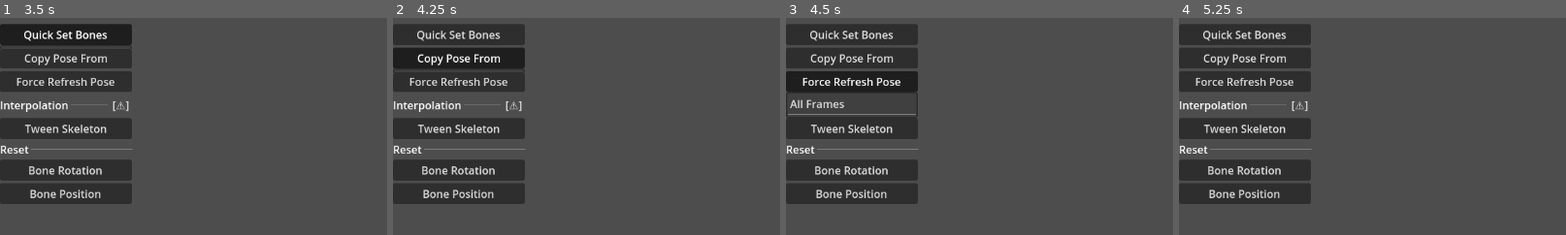
Above: before the commit, frames 1-4 (left to right).
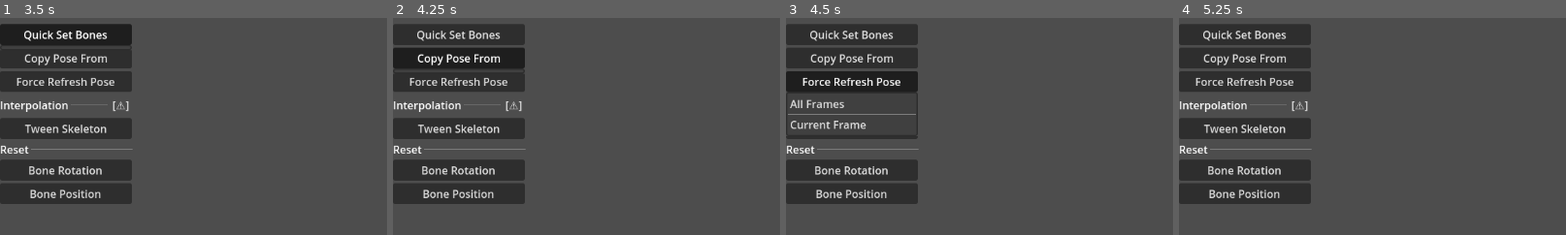
Above: after the commit, the same moments.

Repository: Variable-Interactive/Skeletor
Game: Godot game, scene res://src/Extensions/Skeletor/Tool/skeleton_tool.tscn
The game is run twice, just before and just after one commit, with the same random seed, the same clock (stepped at 60 frames per second) and the same inputs. This scene is started directly instead of the project's main scene.
Inputs (mouse positions are % of the whole screen's width and height, from its top left):
- Up to frame 1 (3.5 s): click (1, 12) at 0.5 s; click (1, 17) at 1.25 s; click (1, 21) at 2 s; click "Quick Set Bones" at 2.75 s
- Up to frame 2 (4.25 s): click "Copy Pose From" at 3.5 s
- Up to frame 3 (4.5 s): click "Force Refresh Pose" at 4.25 s
- Up to frame 4 (5.25 s): click "[⚠️]" at 5 s
The pictures show only the part of the screen within x 0-50%, y 26-76%; the shares and areas given below are measured in that part.

Frames 1-2 are identical in both runs. In frame 3, 0.7% of the frame differs, in the area x 0-35%, y 45-55%; in frame 4, nothing differs.
Error in both runs: Invalid access to property or key 'kname' on a base object of type 'Nil'. (res://src/Extensions/Skeletor/Tool/skeleton_tool.gd:58)

Commit message:
Nerf the refresh pose option, improve bone menu generation

Diff:
--- a/src/Extensions/Skeletor/Preview/skeleton_manager.gd
+++ b/src/Extensions/Skeletor/Preview/skeleton_manager.gd
@@ -278,6 +278,8 @@
 	if not is_sane(project):  # There is no Pose Layer to render to!!!
 		return
 	if not pose_layer.visible:  # Pose Layer is invisible (So generating is a waste of time)
+		return
+	if for_frame == -1:  # for_frame is not defined
 		return
 	manage_signals(true)  # Trmporarily disconnect signals
 	var image = Image.create_empty(project.size.x, project.size.y, false, Image.FORMAT_RGBA8)
--- a/src/Extensions/Skeletor/Tool/skeleton_tool.gd
+++ b/src/Extensions/Skeletor/Tool/skeleton_tool.gd
@@ -238,10 +238,10 @@
 		copy_pose_from.get_popup().clear(true)  # To save Memory
 
 
-func refresh_pose(frame_index: int):
-	if skeleton_manager:
-		var frames := [frame_index - 2]
-		if frame_index == 0:  # All frames
+func refresh_pose(refresh_mode: int):
+	if skeleton_manager:
+		var frames := [skeleton_manager.current_frame]
+		if refresh_mode == 0:  # All frames
 			frames = range(0, api.project.current_project.frames.size())
 		for frame_idx in frames:
 			skeleton_manager.generate_pose(frame_idx)
@@ -323,23 +323,36 @@
 func _on_copy_pose_from_about_to_popup() -> void:
 	var popup := copy_pose_from.get_popup()
 	popup.clear(true)
+	if !skeleton_manager:
+		return
+	var project = api.project.current_project
+	var reference_bone_data: Dictionary = skeleton_manager.current_frame_data
 	for frame_idx in api.project.current_project.frames.size():
 		if skeleton_manager.current_frame == frame_idx:
+			# It won't make a difference if we skip it or not (as the system will autoatically)
+			# skip it anyway (but it's bet to skip it ourselves to avoid unnecessary calculations)
 			continue
-		var popup_submenu = PopupMenu.new()
-		populate_popup(popup_submenu)
-		popup.add_submenu_node_item(str("Frame ", frame_idx + 1), popup_submenu)
-		popup_submenu.index_pressed.connect(
-			copy_bone_data.bind(frame_idx, popup_submenu, skeleton_manager.current_frame)
-		)
+		var frame_data: Dictionary = skeleton_manager.load_frame_info(project, frame_idx)
+		if (
+			frame_data != skeleton_manager.current_frame_data  # Different pose detected
+		):
+			if reference_bone_data != frame_data:  # Checks if this pose is already added to list
+				reference_bone_data = frame_data  # Mark this pose as seen
+				var popup_submenu = PopupMenu.new()
+				popup_submenu.about_to_popup.connect(
+					populate_popup.bind(popup_submenu, reference_bone_data)
+				)
+				popup.add_submenu_node_item(str("Frame ", frame_idx + 1), popup_submenu)
+				popup_submenu.index_pressed.connect(
+					copy_bone_data.bind(frame_idx, popup_submenu, skeleton_manager.current_frame)
+				)
 
 func _on_force_refresh_pose_about_to_popup() -> void:
 	var popup := force_refresh_pose.get_popup()
 	popup.clear(true)
 	popup.add_item("All Frames")
 	popup.add_separator()
-	for frame_idx in api.project.current_project.frames.size():
-		popup.add_item(str("Frame ", frame_idx + 1))
+	popup.add_item(str("Current Frame"))
 
 
 func _on_tween_skeleton_about_to_popup() -> void:
@@ -347,18 +360,20 @@
 	var project = api.project.current_project
 	popup.clear(true)
 	popup.add_separator("Start From")
-	var reference_point_data: Dictionary = skeleton_manager.current_frame_data
+	var reference_bone_data: Dictionary = skeleton_manager.current_frame_data
 	for frame_idx in api.project.current_project.frames.size():
 		if frame_idx >= skeleton_manager.current_frame - 1:
 			break
 		var frame_data: Dictionary = skeleton_manager.load_frame_info(project, frame_idx)
 		if (
-			frame_data != skeleton_manager.current_frame_data
+			frame_data != skeleton_manager.current_frame_data  # Different pose detected
 		):
-			if reference_point_data != frame_data:
-				reference_point_data = frame_data
+			if reference_bone_data != frame_data:  # Checks if this pose is already added to list
+				reference_bone_data = frame_data  # Mark this pose as seen
 				var popup_submenu = PopupMenu.new()
-				populate_popup(popup_submenu)
+				popup_submenu.about_to_popup.connect(
+					populate_popup.bind(popup_submenu, reference_bone_data)
+				)
 				popup.add_submenu_node_item(str("Frame ", frame_idx + 1), popup_submenu)
 				popup_submenu.index_pressed.connect(
 					tween_skeleton_data.bind(frame_idx, popup_submenu, skeleton_manager.current_frame)
@@ -382,28 +397,35 @@
 	save_config()
 
 
-func populate_popup(popup: PopupMenu, reset_properties := {}):
+func populate_popup(popup: PopupMenu, reference_properties := {}):
 	popup.clear()
+	if !skeleton_manager:
+		return
 	if skeleton_manager.group_names_ordered.is_empty():
 		return
 	popup.add_item("All Bones")
 	var items_added_after_prev_separator := true
 	for bone_key in skeleton_manager.group_names_ordered:
+		var bone_reset_reference = reference_properties
 		if bone_key in skeleton_manager.current_frame_bones.keys():
 			var bone = skeleton_manager.current_frame_bones[bone_key]
 			if bone.parent_bone_name == "" and items_added_after_prev_separator:  ## Root nodes
 				popup.add_separator(str("Root:", bone.bone_name))
 				items_added_after_prev_separator = false
 			# NOTE: root node may or may not get added to list but we still need a separator
-			if reset_properties.is_empty():
+			if bone_reset_reference.is_empty():
 				popup.add_item(bone.bone_name)
 				items_added_after_prev_separator = true
 			else:
-				for property: String in reset_properties.keys():
-					if bone.get(property) != reset_properties[property]:
+				if bone_key in reference_properties.keys():
+					bone_reset_reference = reference_properties[bone_key]
+				for property: String in bone_reset_reference.keys():
+					if bone.get(property) != bone_reset_reference[property]:
 						popup.add_item(bone.bone_name)
 						items_added_after_prev_separator = true
 						break
+	if popup.is_item_separator(popup.item_count - 1):
+		popup.remove_item(popup.item_count - 1)
 
 
 func get_selected_bone_names(popup: PopupMenu, bone_index: int) -> PackedStringArray:
